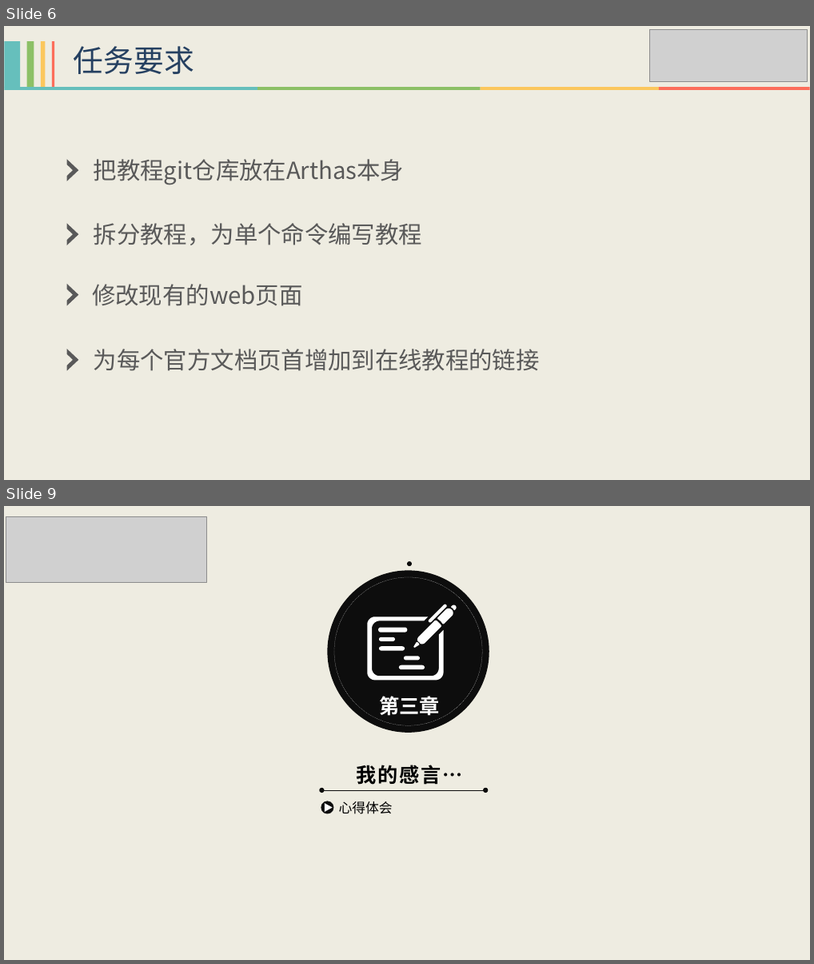
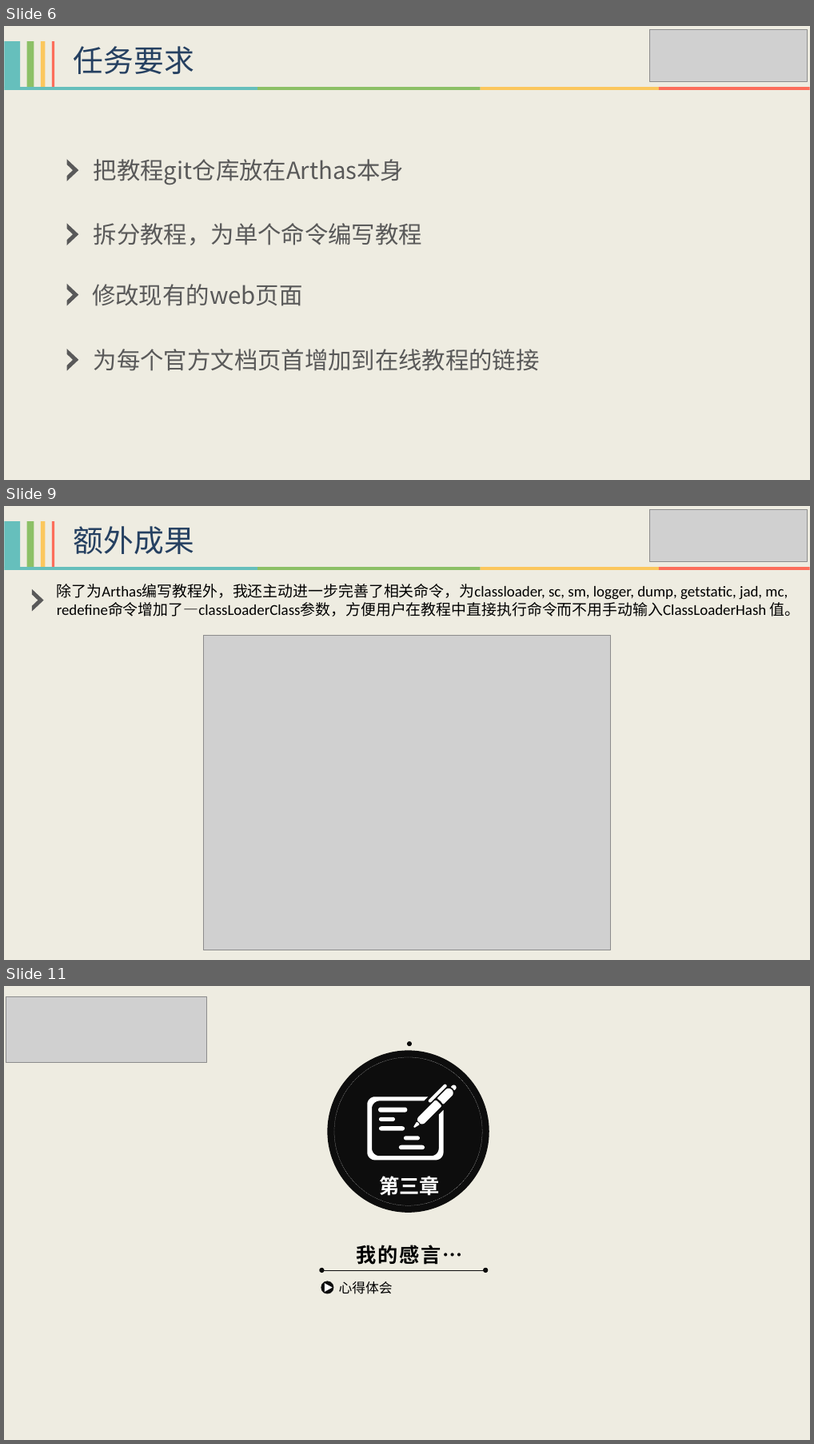
Before and after one commit to HollowMan6/My-Alibaba-Summer-of-Code, a slide deck: 2020-Arthas/阿里巴巴编程之夏2020 - Arthas结项报告.pptx. Shown one above the other, each under a label of ours: slides 6 and 9 before the commit, slides 6, 9 and 11 after it; the slides between them are not shown. The pictures are 814x964 and 814x1444 pixels, drawn with LibreOffice and Linux fonts; fonts in the diff are those of the drawing; grey boxes stand for pictures. Boxes give left, top, right and bottom in pixels: in the first picture for what was removed or moved away, otherwise in the second. Text is boxed around its words. In the diff, an @@ line names an element or a change of style, - is before the commit and + after.

```diff
--- a/2020-Arthas/阿里巴巴编程之夏2020 - Arthas结项报告.pptx
+++ b/2020-Arthas/阿里巴巴编程之夏2020 - Arthas结项报告.pptx
@@ slide 9 added at [4,506,810,960], background #EEECE1 @@
@@ group added at [4,521,54,567]: 4 rectangles @@
@@ text added at [74,526,194,554], 36 pt, text #254061 @@
+额外成果
@@ picture added at [650,510,807,562] @@
@@ group added at [4,567,810,570]: 4 rectangles @@
@@ freeform shape added at [32,589,43,611], fill #595959 @@
@@ text added at [57,584,801,616], 18 pt, text #000000 @@
+除了为Arthas编写教程外，我还主动进一步完善了相关命令，为classloader, sc, sm, logger, dump, getstatic, jad, mc, redefine命令增加了—classLoaderClass参数，方便用户在教程中直接执行命令而不用手动输入ClassLoaderHash 值。
@@ picture added at [203,635,611,949] @@
@@ what was slide 9 is now slide 11 @@
```
Also in this commit, not shown: 4 slides changed, 1 other slide added, 8 other files.
